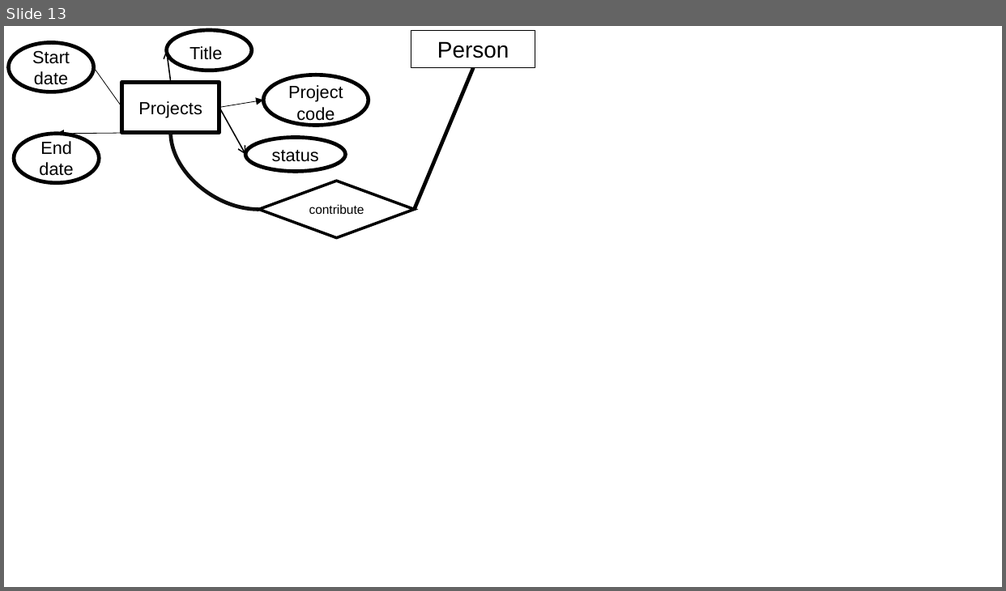
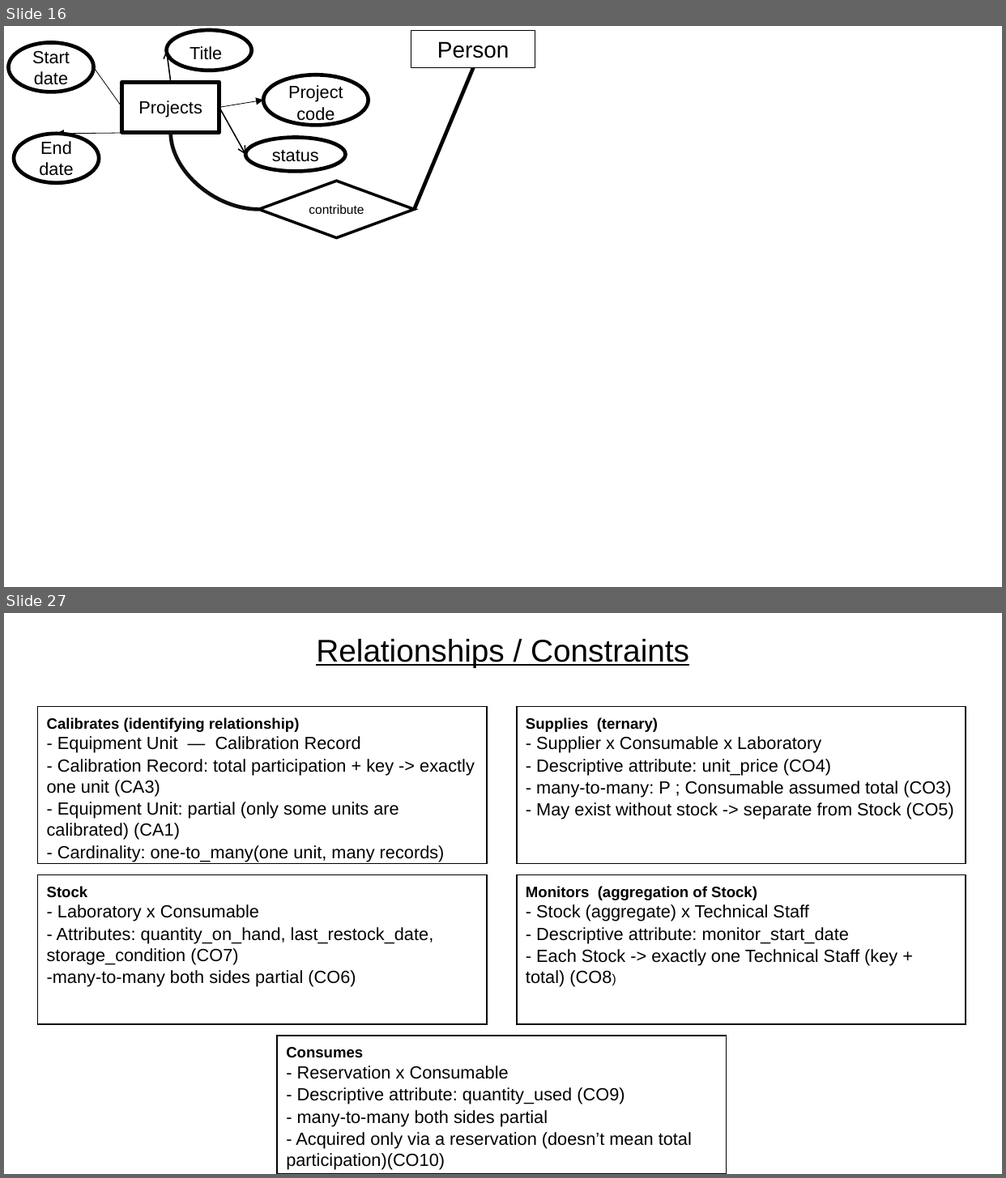
Before and after one commit to Niz-arch/Data-Base-Project, a slide deck: lab1/ER_Gram.pptx. Shown one above the other, each under a label of ours: slide 13 before the commit, slides 16 and 27 after it; the slides between them are not shown. The pictures are 1006x591 and 1006x1178 pixels, drawn with LibreOffice and Linux fonts; fonts in the diff are those of the drawing. Boxes give left, top, right and bottom in pixels: in the first picture for what was removed or moved away, otherwise in the second. Text is boxed around its words. In the diff, an @@ line names an element or a change of style, - is before the commit and + after.

```diff
--- a/lab1/ER_Gram.pptx
+++ b/lab1/ER_Gram.pptx
@@ slide 27 added at [4,613,1002,1174], background #FFFFFF @@
@@ text added at [316,639,689,667], 25 pt, text #000000, underline @@
+Relationships / Constraints
@@ rectangle added at [37,706,487,864], fill #FFFFFF, outline #000000 1 pt, 14 pt, text #000000 @@
+Calibrates (identifying relationship)
+- Equipment Unit — Calibration Record
+- Calibration Record: total participation + key -> exactly one unit (CA3)
+- Equipment Unit: partial (only some units are calibrated) (CA1)
+- Cardinality: one-to_many(one unit, many records)
@@ rectangle added at [517,706,965,864], fill #FFFFFF, outline #000000 1 pt, 14 pt, text #000000 @@
+Supplies (ternary)
+- Supplier x Consumable x Laboratory
+- Descriptive attribute: unit_price (CO4)
+- many-to-many: P ; Consumable assumed total (CO3)
+- May exist without stock -> separate from Stock (CO5)
@@ rectangle added at [37,875,487,1024], fill #FFFFFF, outline #000000 1 pt, 14 pt, text #000000 @@
+Stock
+- Laboratory x Consumable
+- Attributes: quantity_on_hand, last_restock_date, storage_condition (CO7)
+-many-to-many both sides partial (CO6)
@@ rectangle added at [517,875,965,1024], fill #FFFFFF, outline #000000 1 pt, 14 pt, text #000000 @@
+Monitors (aggregation of Stock)
+- Stock (aggregate) x Technical Staff
+- Descriptive attribute: monitor_start_date
+- Each Stock -> exactly one Technical Staff (key + total) (CO8)
@@ rectangle added at [278,1036,727,1174], fill #FFFFFF, outline #000000 1 pt, 14 pt, text #000000 @@
+Consumes
+- Reservation x Consumable
+- Descriptive attribute: quantity_used (CO9)
+- many-to-many both sides partial
+- Acquired only via a reservation (doesn’t mean total participation)(CO10)
@@ what was slide 13 is now slide 16 @@
```
Also in this commit, not shown: 13 slides changed, 10 other slides added, 2 other files.
